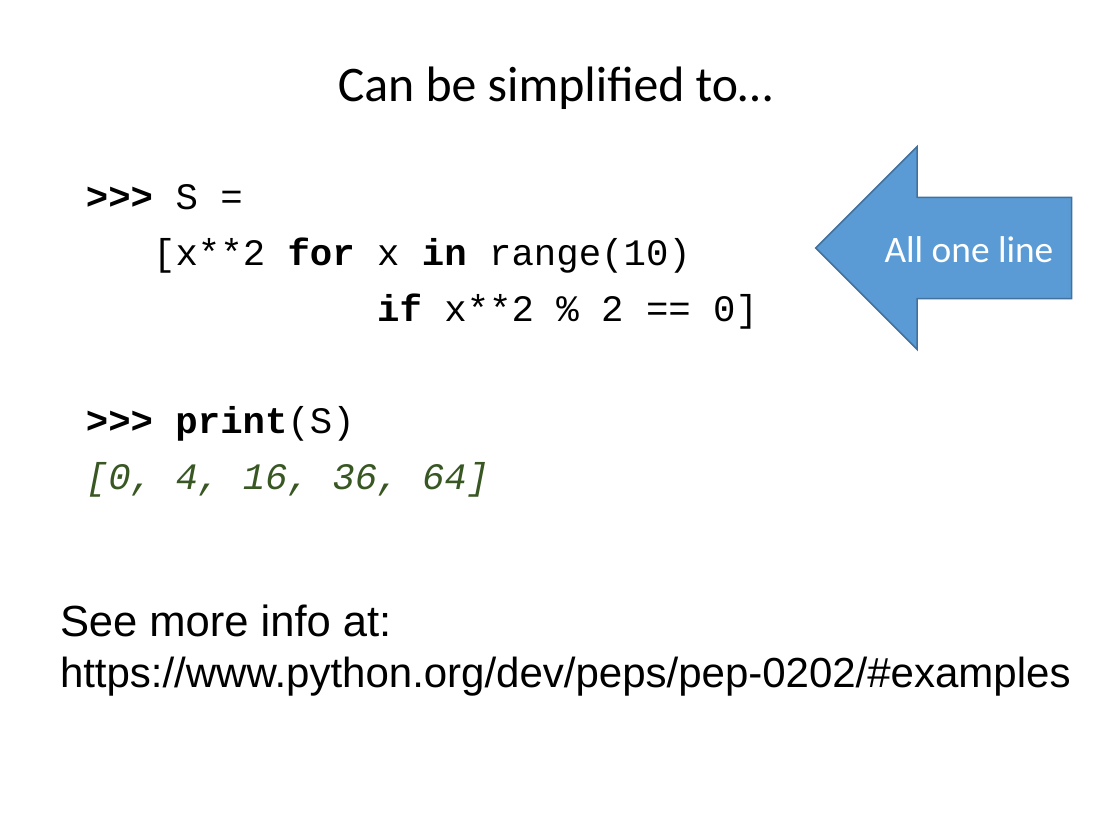
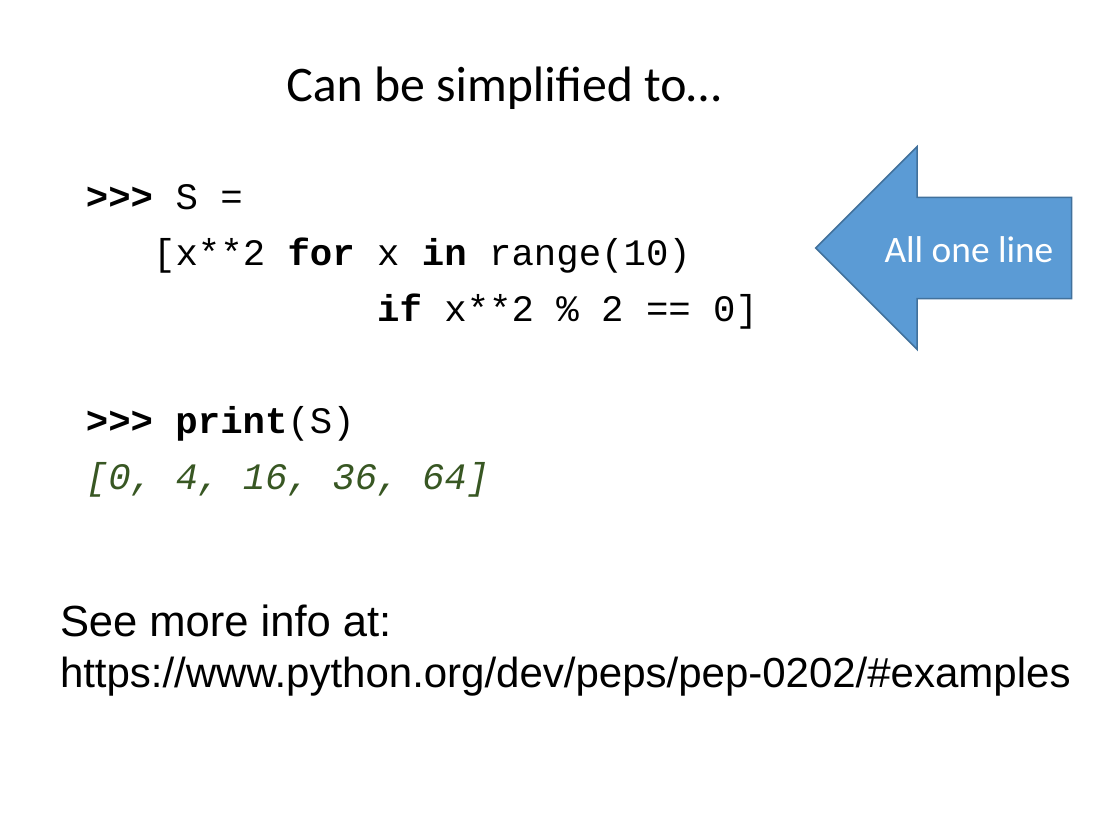
Before and after one commit to ncasuk/ncas-isc, a slide deck: slide 5 of python/presentations/learning_python/09_list_comprehensions.ppt. Drawn at 1120x840 pixels with LibreOffice and Linux fonts; fonts in the diff are those of the drawing; background and template pictures are left out. Boxes give left, top, right and bottom in pixels: in the first picture for what was removed or moved away, otherwise in the second. Text is boxed around its words. In the diff, an @@ line names an element or a change of style, - is before the commit and + after.

Commit message:
Updated title slides of first 10 learning_python presentations

```diff
--- a/python/presentations/learning_python/09_list_comprehensions.ppt
+++ b/python/presentations/learning_python/09_list_comprehensions.ppt
@@ title "Can be simplified to…": place and size @@
-title "Can be simplified to…" at box(338, 66, 773, 109)
+title "Can be simplified to…" at box(286, 66, 721, 109)
```
Also in this commit, not shown: 4 other slides changed, 9 other files.
